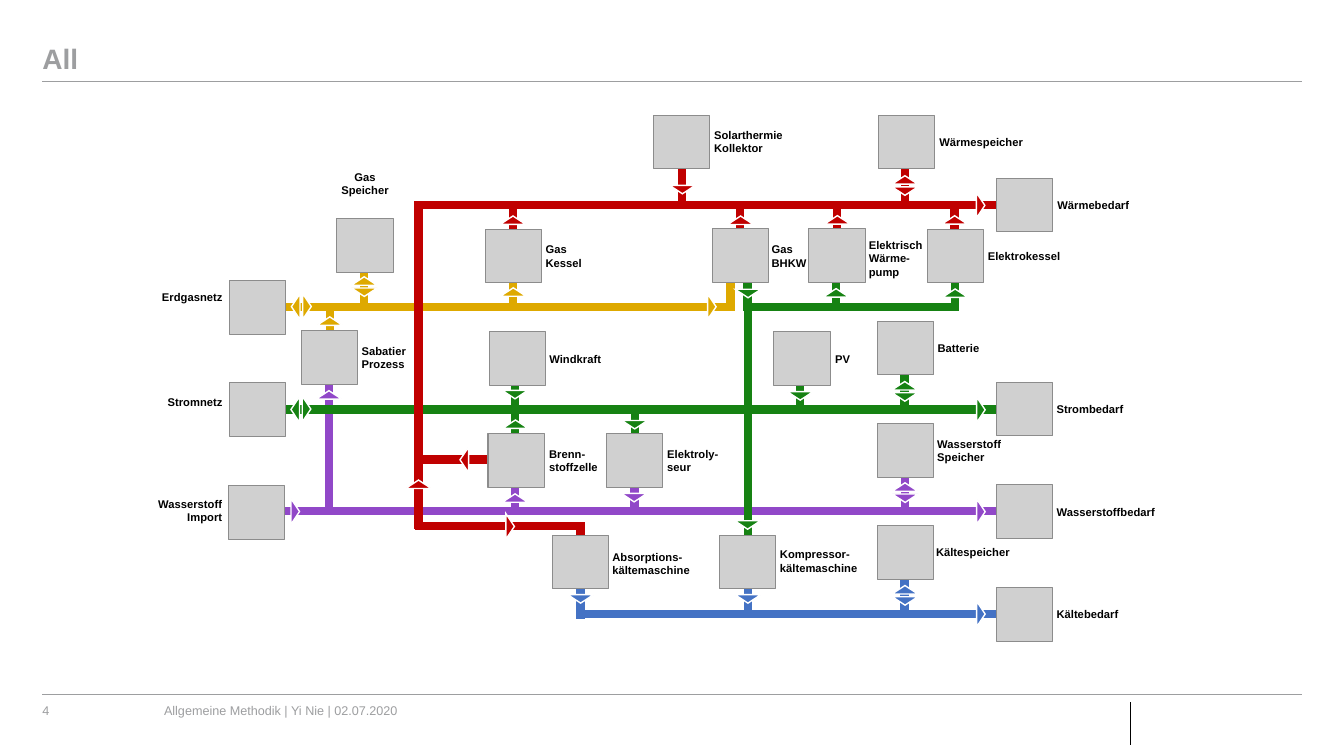
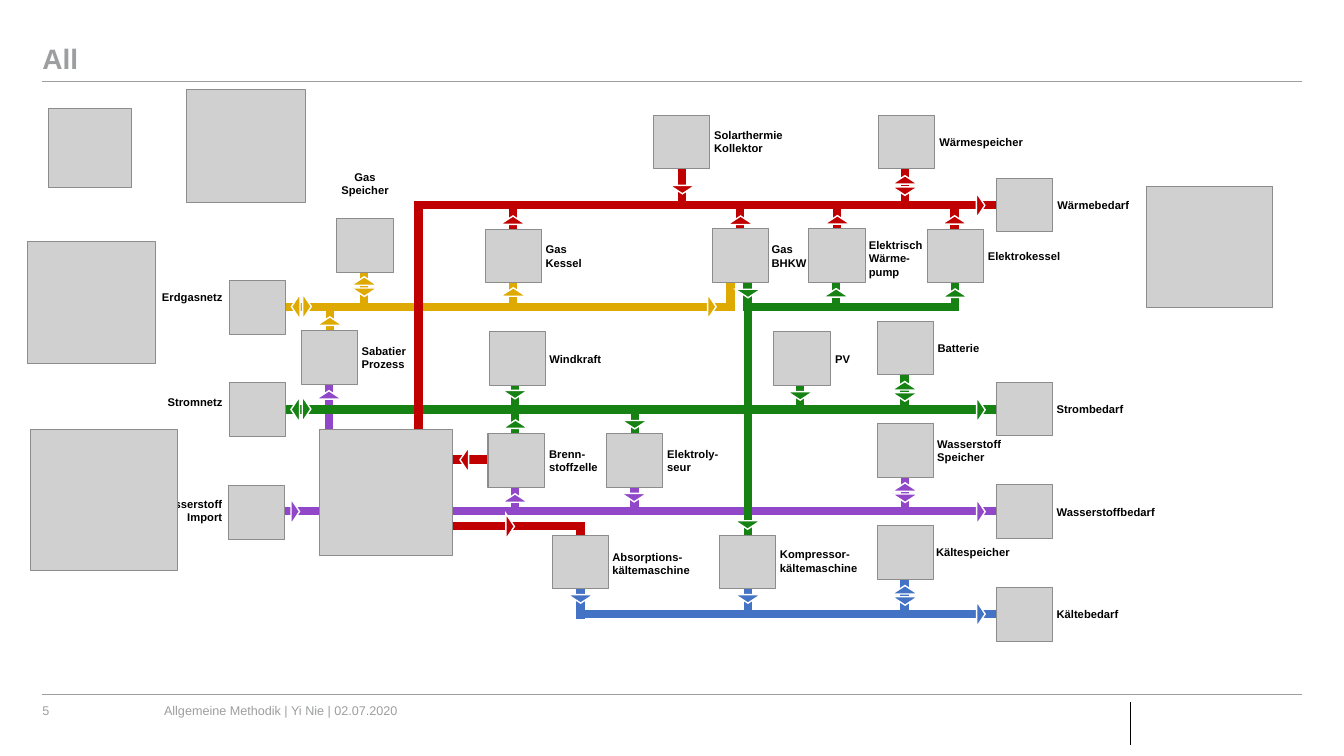
Before and after one commit to RWTH-EBC/BESDOT, a slide deck: slide 5 of data/topology/Topology_Grafik.pptx (slide 4 before the commit). Drawn at 1344x756 pixels with LibreOffice and Linux fonts; fonts in the diff are those of the drawing; grey boxes stand for pictures; background and template pictures are left out. Boxes give left, top, right and bottom in pixels: in the first picture for what was removed or moved away, otherwise in the second. Text is boxed around its words. In the diff, an @@ line names an element or a change of style, - is before the commit and + after.

```diff
--- a/data/topology/Topology_Grafik.pptx
+++ b/data/topology/Topology_Grafik.pptx
@@ picture added at (187, 89, 306, 203) @@
@@ picture added at (48, 109, 131, 188) @@
@@ picture added at (1146, 187, 1272, 308) @@
@@ picture added at (27, 242, 155, 364) @@
@@ picture added at (30, 430, 177, 571) @@
@@ picture added at (320, 430, 452, 557) @@
@@ triangle removed at (405, 480, 432, 488) @@
@@ page number at (42, 706, 49, 715): text changed @@
-4
+5
```
Also in this commit, not shown: 1 slide added, 6 other files.
